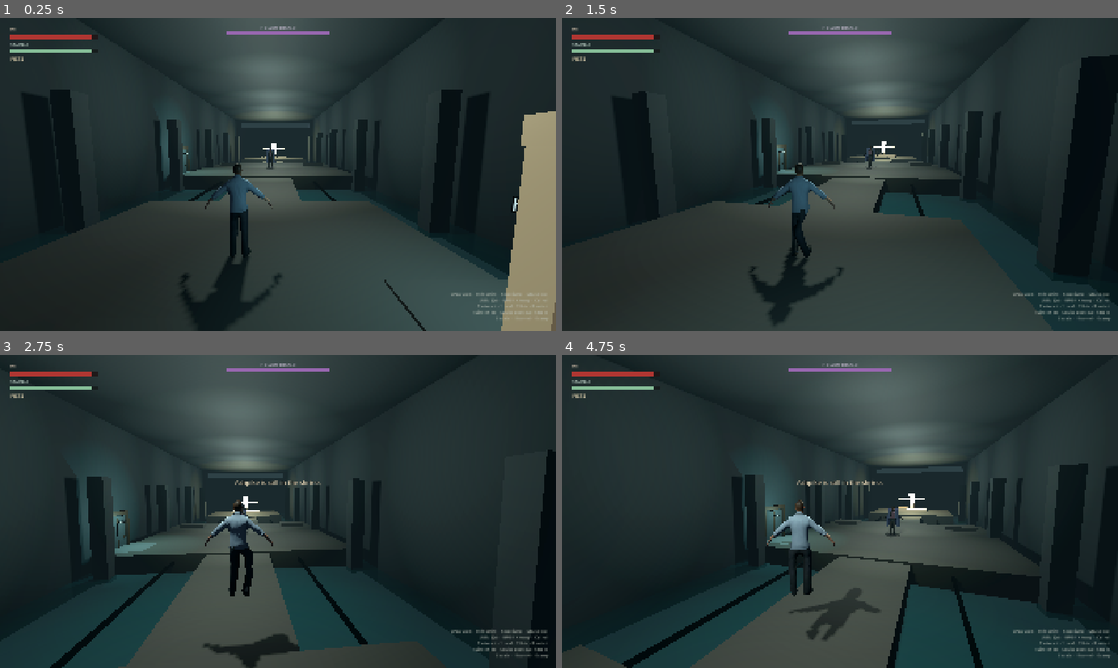
Above: before the commit, frames 1-4 (two rows, left to right).
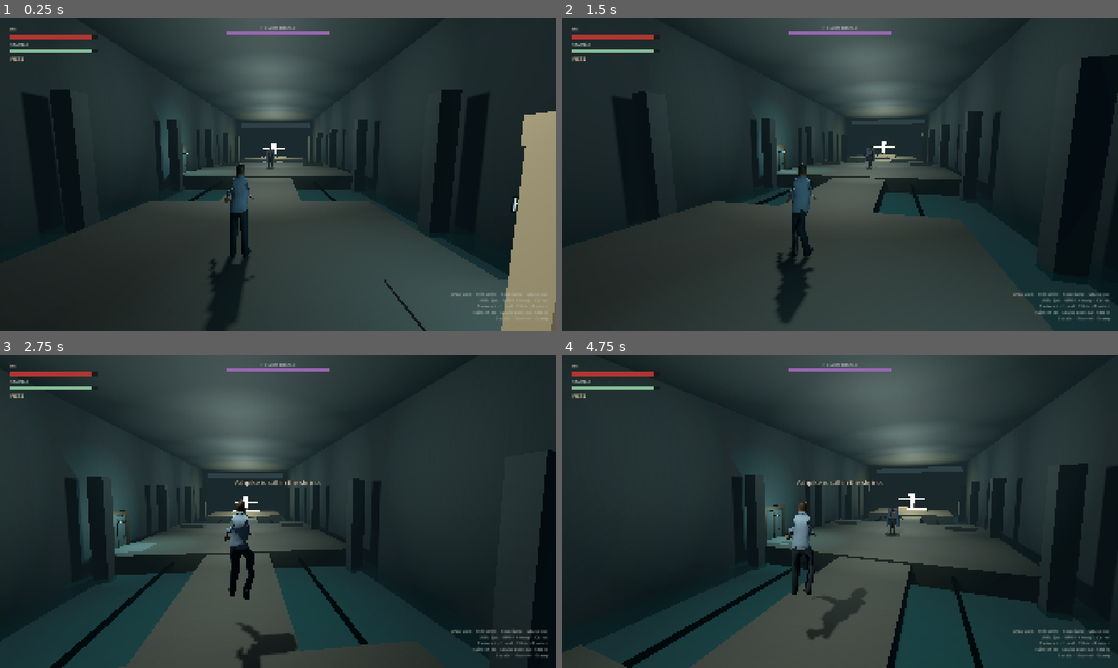
Above: after the commit, the same moments.

Repository: myat93/line7
Game: Godot game, scene res://main.tscn
The game is run twice, just before and just after one commit, with the same random seed, the same clock (stepped at 60 frames per second) and the same inputs.
Inputs (mouse positions are in pixels of both pictures, inside the frame that each line leads up to):
- Up to frame 1 (0.25 s): no input
- Up to frame 2 (1.5 s): tap Enter at 0.5 s; move the mouse to (867, 174) at 0.52 s; hold Shift (sprint) 0.53-1.28 s; hold W (move_forward) from 0.53 s (still down); click (867, 174) at 0.67 s; tap Space (jump) at 0.77, 0.8, 1.07, 1.35 s; move the mouse to (812, 174) at 1.27 s
- Up to frame 3 (2.75 s): keep holding W (move_forward); tap Space (jump) at 1.52, 1.82, 2.3 s; tap Shift (sprint) at 1.55 s; move the mouse to (289, 505) at 2.02 s; hold 1 (bind_ashpike) from 2.03 s (still down)
- Up to frame 4 (4.75 s): keep holding W (move_forward); move the mouse to (834, 517) at 2.77 s; release 1 (bind_ashpike) at 2.78 s; tap 2 (bind_fists) at 2.85 s; click (834, 517) at 2.92 s; tap Space (jump) at 3.02, 3.32, 3.77, 3.8, 4.07, 4.52 s; tap Shift (sprint) at 3.05, 4.55 s; move the mouse to (878, 514) at 3.52 s; hold Right mouse button (heavy_attack) 3.53-4.28 s; move the mouse to (795, 508) at 4.27 s; tap E (interact) at 4.35 s

The runs differ from the first frame. In frame 1, 0.7% of the frame differs, in the area x 32-51%, y 46-100%; in frame 2, 0.9%, in the area x 33-51%, y 46-98%; in frame 3, 0.8%; in frame 4, 0.9%.

Commit message:
Keep HE walk stride every F5 tick; relax idle off A/T-pose (#15)
* Keep HE walk stride on the render tick; relax idle arms.

Idle no longer early-returns to bind A/T-pose. While planar speed is
above LOCO_SPEED, walk/sprint apply sagittal thigh extras every
_process tick, including mid-cycle stance, so F5 cannot snap back to
planted bind. Jab 1.32 / heavy 1.52 and facing stay unchanged.

Co-authored-by: myat93 <myat93@users.noreply.github.com>

* Tune HE idle fold extras so both arms hang off A-pose.

aim_along_y overwrote the hang with a 16° nudge that still read as
T-pose. Rest-relative fold extras drop the sleeves without collapsing
the IBM skin. Play-sim jab/heavy forward is measured from bind.

Co-authored-by: myat93 <myat93@users.noreply.github.com>

---------

Co-authored-by: Cursor Agent <cursoragent@cursor.com>
Co-authored-by: myat93 <myat93@users.noreply.github.com>

Diff:
--- a/characters/he/he.gd
+++ b/characters/he/he.gd
@@ -42,6 +42,15 @@
 var _stride: float = 0.0
 var _blockout: Node3D
 var _rig := MeshPoseRig.new()
+
+## Horizontal speed that keeps walk/sprint stride on the render tick.
+const LOCO_SPEED: float = 0.12
+## Fold extras drop A/T-pose fists toward the hips. Keep them under the
+## punch-magnitude values that pinched IBM sleeves.
+const IDLE_L_ARM := Vector3(-0.38, 0.22, 0.32)
+const IDLE_R_ARM := Vector3(0.18, -0.10, -0.16)
+const IDLE_L_FORE := Vector3(0.32, 0.08, 0.10)
+const IDLE_R_FORE := Vector3(0.22, -0.06, -0.08)
 
 
 func _ready() -> void:
@@ -157,8 +166,8 @@
 
 	_regen(delta)
 	move_and_slide()
-	var planar := Vector2(velocity.x, velocity.z).length()
-	if state == State.FREE and planar > 0.15:
+	var planar := _planar_speed()
+	if state == State.FREE and planar > LOCO_SPEED:
 		## Faster than a 1.2 s cycle so F5 walk/sprint actually reads as stepping.
 		_stride += planar * delta * (4.2 if _sprinting else 3.4)
 	_update_visual_pose()
@@ -167,6 +176,16 @@
 func _process(_delta: float) -> void:
 	## Render tick — F5 samples the mesh here, not only on the physics frame.
 	_update_visual_pose()
+
+
+func _planar_speed() -> float:
+	return Vector2(velocity.x, velocity.z).length()
+
+
+func _is_locomoting() -> bool:
+	## Speed is the F5 source of truth. _moving covers the first input frame
+	## before accel crosses LOCO_SPEED so the bind A-pose cannot flash.
+	return _planar_speed() > LOCO_SPEED or _moving
 
 
 func _tick_free(delta: float) -> void:
@@ -445,12 +464,15 @@
 			_pose_idle()
 			_part_rot("Head", Vector3(0.12, 0.08, 0.0))
 		_:
-			if not is_on_floor() and velocity.y > 0.4:
+			## Horizontal speed keeps the stride every render tick. Camp bumps
+			## must not snap back to bind via jump/idle.
+			if _is_locomoting():
+				if _sprinting:
+					_pose_sprint()
+				else:
+					_pose_walk()
+			elif not is_on_floor() and velocity.y > 0.4:
 				_pose_jump()
-			elif _sprinting:
-				_pose_sprint()
-			elif _moving or Vector2(velocity.x, velocity.z).length() > 0.35:
-				_pose_walk()
 			else:
 				_pose_idle()
 	if _rig.skeleton:
@@ -458,18 +480,16 @@
 
 
 func _pose_idle() -> void:
-	if _rig.skeleton:
-		_rig.reset_to_bind()
-		return
+	## Relaxed standing pose — arms down, not the authored A/T-pose.
 	_part_pos("Hips", Vector3.ZERO)
 	_part_rot("Hips", Vector3.ZERO)
-	_part_rot("Torso", Vector3.ZERO)
-	_part_rot("Head", Vector3.ZERO)
-	_part_rot("L_UpperArm", Vector3(0.28, 0.05, 0.22))
-	_part_rot("L_Forearm", Vector3(0.18, 0.0, 0.0))
+	_part_rot("Torso", Vector3(0.04, 0.0, 0.0))
+	_part_rot("Head", Vector3(-0.03, 0.0, 0.0))
+	_part_rot("L_UpperArm", IDLE_L_ARM)
+	_part_rot("L_Forearm", IDLE_L_FORE)
 	_part_rot("L_Fist", Vector3.ZERO)
-	_part_rot("R_UpperArm", Vector3(0.28, -0.05, -0.22))
-	_part_rot("R_Forearm", Vector3(0.18, 0.0, 0.0))
+	_part_rot("R_UpperArm", IDLE_R_ARM)
+	_part_rot("R_Forearm", IDLE_R_FORE)
 	_part_rot("R_Fist", Vector3.ZERO)
 	_part_rot("L_Thigh", Vector3.ZERO)
 	_part_rot("L_Shin", Vector3.ZERO)
@@ -494,11 +514,13 @@
 func _pose_stride_legs(thigh_amp: float, shin_amp: float) -> void:
 	## Rest-relative extras only — aim remaps explode the 100×-IBM pants.
 	## Thigh local X ≈ MeshRoot forward (abduct / planted F5 slide). Local Z is sagittal.
+	## Stance keeps mid-cycle off bind so F5 never flashes A/T-pose between strides.
 	var swing := sin(_stride)
-	_part_rot("L_Thigh", Vector3(0.0, 0.0, -swing * thigh_amp))
-	_part_rot("R_Thigh", Vector3(0.0, 0.0, swing * thigh_amp))
-	_part_rot("L_Shin", Vector3(0.0, 0.0, maxf(-swing, 0.0) * shin_amp))
-	_part_rot("R_Shin", Vector3(0.0, 0.0, maxf(swing, 0.0) * shin_amp))
+	var stance := 0.16
+	_part_rot("L_Thigh", Vector3(0.0, 0.0, -stance - swing * thigh_amp))
+	_part_rot("R_Thigh", Vector3(0.0, 0.0, stance + swing * thigh_amp))
+	_part_rot("L_Shin", Vector3(0.0, 0.0, stance * 0.8 + maxf(-swing, 0.0) * shin_amp))
+	_part_rot("R_Shin", Vector3(0.0, 0.0, stance * 0.8 + maxf(swing, 0.0) * shin_amp))
 
 
 func _pose_jab() -> void:
--- a/core/mesh_pose_rig.gd
+++ b/core/mesh_pose_rig.gd
@@ -7,8 +7,9 @@
 ## Jake's GLBs parent a 100×-IBM Body under a 0.01 armature so coat/crown
 ## (authored in meters) shrink. Undo that scale — coat, crown, and the skinned
 ## Body then read at ~1.8 / 2.05 m. Keep the authored inverse binds; replacing
-## them with inverse(rest) explodes vertices. Idle stays bind-pose (A-pose is
-## the authored rest). Combat extras go through set_bone_pose_rotation.
+## them with inverse(rest) explodes vertices. Authored rest is A-pose; HE idle
+## applies modest extras so the stand is arms-down, not bind. Combat extras
+## go through set_bone_pose_rotation.
 ##
 ## Bind-pose chest follows Bip01 +X (Max-forward). Authored −90° Y puts that
 ## on Godot +Z, i.e. MeshRoot +Z — perpendicular / moonwalk vs WASD (−Z).
--- a/tools/camp_shots.gd
+++ b/tools/camp_shots.gd
@@ -33,8 +33,39 @@
 	await _view(Vector3(0.35, 1.05, 4.1), PI + 0.85, -0.16, "photo2_plank_left")
 	await _view(Vector3(0.15, 1.05, 6.3), PI + 0.45, -0.12, "photo2_crate_loot")
 	await _view(Vector3(0.0, 1.05, 7.6), PI, -0.06, "photo2_torch_and_mist")
+	await _walk_view(Vector3(0.2, 1.05, 4.6), PI + 0.55, -0.12, PI * 0.5, "photo2_he_walk_stride")
+	await _walk_view(Vector3(0.2, 1.05, 4.6), PI + 0.55, -0.12, 0.0, "photo2_he_walk_mid_cycle")
 	print("LINE7_CAMP_SHOTS_OK")
 	get_tree().quit(0)
+
+
+func _walk_view(pos: Vector3, yaw: float, pitch: float, stride: float, shot_name: String) -> void:
+	_he.set_physics_process(false)
+	_he.state = HE.State.FREE
+	_he._sprinting = false
+	_he._moving = true
+	_he.velocity = Vector3(0.0, 0.0, Combat.WALK_SPEED)
+	_he._stride = stride
+	_he.global_position = pos
+	_he._look_yaw = yaw
+	_he._look_pitch = pitch
+	_he.camera_pivot.rotation = Vector3(pitch, yaw, 0.0)
+	_he.mesh_root.rotation.y = yaw
+	_he._update_visual_pose()
+	await get_tree().process_frame
+	_he._update_visual_pose()
+	await get_tree().process_frame
+	await RenderingServer.frame_post_draw
+	var img: Image = get_viewport().get_texture().get_image()
+	if img == null:
+		push_error("CAMP_SHOTS: empty viewport for %s" % shot_name)
+	else:
+		var path := "%s/%s.png" % [OUT_DIR, shot_name]
+		var err := img.save_png(path)
+		print("WROTE ", path, " ", err, " ", img.get_width(), "x", img.get_height())
+	_he._moving = false
+	_he.velocity = Vector3.ZERO
+	_he.set_physics_process(true)
 
 
 func _view(pos: Vector3, yaw: float, pitch: float, shot_name: String) -> void:
--- a/tools/play_sim.gd
+++ b/tools/play_sim.gd
@@ -115,13 +115,21 @@
 		_assert_visible_body(he, "HE")
 		he.state = HE.State.FREE
 		he._sprinting = false
+		he._moving = false
+		he.velocity = Vector3.ZERO
+		he._rig.reset_to_bind()
+		if he._rig.skeleton:
+			he._rig.skeleton.force_update_all_bone_transforms()
+		var bind_arm := he._rig.bone_pose_rotation("L_UpperArm")
+		var bind_l_fwd := he._rig.bone_world_axis("L_UpperArm", 1).dot(mesh_fwd)
+		var bind_r_fwd := he._rig.bone_world_axis("R_UpperArm", 1).dot(mesh_fwd)
 		he._update_visual_pose()
 		var idle_l := he._rig.bone_pose_rotation("L_UpperArm")
 		var idle_r := he._rig.bone_pose_rotation("R_UpperArm")
 		var idle_l_fore := he._rig.bone_pose_rotation("L_Forearm")
 		var idle_r_fore := he._rig.bone_pose_rotation("R_Forearm")
-		var idle_l_fwd := he._rig.bone_world_axis("L_UpperArm", 1).dot(mesh_fwd)
-		var idle_r_fwd := he._rig.bone_world_axis("R_UpperArm", 1).dot(mesh_fwd)
+		if idle_l.is_equal_approx(bind_arm):
+			_fail("HE idle must leave the bind A/T-pose (relaxed arms down).")
 		he.state = HE.State.ATTACK
 		he._attack = Combat.fists_light()
 		he._state_time = 0.12
@@ -132,7 +140,7 @@
 		if idle_l_fore.is_equal_approx(he._rig.bone_pose_rotation("L_Forearm")):
 			_fail("HE jab must fold L_Forearm (elbow), not only nudge the upper arm.")
 		var jab_fwd := he._rig.bone_world_axis("L_UpperArm", 1).dot(mesh_fwd)
-		if jab_fwd < idle_l_fwd + 0.08:
+		if jab_fwd < bind_l_fwd + 0.08:
 			_fail("HE jab L_UpperArm must swing toward MeshRoot forward.")
 		if _fist_span(he, "L_Fist") > 1.35:
 			_fail("HE jab L_Fist spaghetti — bone pose exploded the IBM skin.")
@@ -145,20 +153,25 @@
 		if idle_r_fore.is_equal_approx(he._rig.bone_pose_rotation("R_Forearm")):
 			_fail("HE heavy must fold R_Forearm (elbow) on the commit frame.")
 		var heavy_fwd := he._rig.bone_world_axis("R_UpperArm", 1).dot(mesh_fwd)
-		if heavy_fwd < idle_r_fwd + 0.08:
+		if heavy_fwd < bind_r_fwd + 0.08:
 			_fail("HE heavy R_UpperArm must commit toward MeshRoot forward.")
 		if _fist_span(he, "R_Fist") > 1.35:
 			_fail("HE heavy R_Fist spaghetti — bone pose exploded the IBM skin.")
 		he.state = HE.State.FREE
 		he._sprinting = false
+		he._moving = false
+		he.velocity = Vector3.ZERO
 		he._update_visual_pose()
 		var idle_thigh := he._rig.bone_pose_rotation("L_Thigh")
+		if not _assert_moving_thigh_delta(he, idle_thigh):
+			pass
 		he._sprinting = false
 		he._moving = true
 		if not _assert_leg_stride(he, mesh_fwd, false):
 			pass
 		he._sprinting = true
 		he._moving = true
+		he.velocity = Vector3(0.0, 0.0, Combat.SPRINT_SPEED)
 		he._stride = 0.6
 		he._update_visual_pose()
 		var sprint_thigh := he._rig.bone_pose_rotation("L_Thigh")
@@ -416,10 +429,26 @@
 	return true
 
 
+func _assert_moving_thigh_delta(he: HE, idle_thigh: Quaternion) -> bool:
+	## Render-tick path: any locomoting pose must keep thighs off idle/bind.
+	he.state = HE.State.FREE
+	he._sprinting = false
+	he._moving = false
+	he.velocity = Vector3(0.0, 0.0, Combat.WALK_SPEED)
+	for phase in [0.0, 0.4, PI * 0.5, PI]:
+		he._stride = phase
+		he._update_visual_pose()
+		if idle_thigh.is_equal_approx(he._rig.bone_pose_rotation("L_Thigh")):
+			_fail("HE walk must keep a thigh extra vs idle on the render tick (phase=%.2f)." % phase)
+			return false
+	return true
+
+
 func _assert_leg_stride(he: HE, mesh_fwd: Vector3, sprinting: bool) -> bool:
 	## Bone origins sit in the 100×-IBM nest; the F5 read is thigh +Y along MeshRoot −Z.
 	var label := "sprint" if sprinting else "walk"
 	var min_sep := 0.22 if sprinting else 0.16
+	he.velocity = Vector3(0.0, 0.0, Combat.SPRINT_SPEED if sprinting else Combat.WALK_SPEED)
 	he._stride = PI * 0.5
 	he._update_visual_pose()
 	var left_fwd := he._rig.bone_world_axis("L_Thigh", 1).dot(mesh_fwd)
@@ -446,6 +475,7 @@
 	he.state = HE.State.FREE
 	he._sprinting = false
 	he._moving = true
+	he.velocity = Vector3(0.0, 0.0, Combat.WALK_SPEED)
 	he._stride = 0.0
 	var lo := 1.0
 	var hi := -1.0
--- a/tools/pose_dump.gd
+++ b/tools/pose_dump.gd
@@ -50,6 +50,9 @@
 	_print_forward(he, "heavy")
 	he.state = HE.State.FREE
 	he._sprinting = true
+	he._moving = true
+	he.velocity = Vector3(0.0, 0.0, Combat.SPRINT_SPEED)
+	he._stride = 0.85
 	he._update_visual_pose()
 	_dump_bones(he, "sprint")
 	_print_forward(he, "sprint")
--- a/tools/pose_shots.gd
+++ b/tools/pose_shots.gd
@@ -57,10 +57,19 @@
 		_he._state_time = 0.12
 		_he._update_visual_pose()
 	)
+	await _shot("he_walk_mid_cycle", func() -> void:
+		_he.state = HE.State.FREE
+		_he._sprinting = false
+		_he._moving = true
+		_he.velocity = Vector3(0.0, 0.0, Combat.WALK_SPEED)
+		_he._stride = 0.0
+		_he._update_visual_pose()
+	)
 	await _shot("he_walk_left_pass", func() -> void:
 		_he.state = HE.State.FREE
 		_he._sprinting = false
 		_he._moving = true
+		_he.velocity = Vector3(0.0, 0.0, Combat.WALK_SPEED)
 		_he._stride = PI * 0.5
 		_he._update_visual_pose()
 	)
@@ -68,6 +77,7 @@
 		_he.state = HE.State.FREE
 		_he._sprinting = false
 		_he._moving = true
+		_he.velocity = Vector3(0.0, 0.0, Combat.WALK_SPEED)
 		_he._stride = PI * 1.5
 		_he._update_visual_pose()
 	)
@@ -75,6 +85,7 @@
 		_he.state = HE.State.FREE
 		_he._sprinting = true
 		_he._moving = true
+		_he.velocity = Vector3(0.0, 0.0, Combat.SPRINT_SPEED)
 		_he._stride = 0.85
 		_he._update_visual_pose()
 	)
@@ -93,6 +104,21 @@
 	_he.camera_pivot.rotation = Vector3(_he._look_pitch, _he._look_yaw, 0.0)
 	if spring:
 		spring.spring_length = 2.7
+	await _shot("he_idle_three_quarter", func() -> void:
+		_he.state = HE.State.FREE
+		_he._sprinting = false
+		_he._moving = false
+		_he.velocity = Vector3.ZERO
+		_he._update_visual_pose()
+	)
+	await _shot("he_walk_three_quarter", func() -> void:
+		_he.state = HE.State.FREE
+		_he._sprinting = false
+		_he._moving = true
+		_he.velocity = Vector3(0.0, 0.0, Combat.WALK_SPEED)
+		_he._stride = PI * 0.5
+		_he._update_visual_pose()
+	)
 	await _shot("he_jab_three_quarter", func() -> void:
 		_he.state = HE.State.ATTACK
 		_he._attack = Combat.fists_light()
--- a/tools/slice_check.gd
+++ b/tools/slice_check.gd
@@ -198,6 +198,12 @@
 		failures.append("he.gd walk/sprint must drive a sagittal (local Z) thigh/shin stride for F5.")
 	if not he_pose.contains("func _process") or not he_pose.contains("force_update_all_bone_transforms"):
 		failures.append("he.gd must pose on the render tick and flush Skeleton3D so F5 sees the stride.")
+	if not he_pose.contains("LOCO_SPEED") or not he_pose.contains("_is_locomoting"):
+		failures.append("he.gd must keep walk/sprint stride while horizontal speed is above LOCO_SPEED.")
+	if not he_pose.contains("Relaxed standing") and not he_pose.contains("relaxed standing"):
+		failures.append("he.gd idle must be a relaxed standing pose, not bind A/T-pose.")
+	if he_pose.contains("reset_to_bind()\n\t\treturn"):
+		failures.append("he.gd _pose_idle must not early-return to bind A-pose.")
 	var official_glb := load("res://enemies/hollow_herald/hollow_herald_realistic.glb") as PackedScene
 	if official_glb == null:
 		failures.append("hollow_herald_realistic.glb did not import as a PackedScene.")
Not shown, changed: characters/he/README.md
